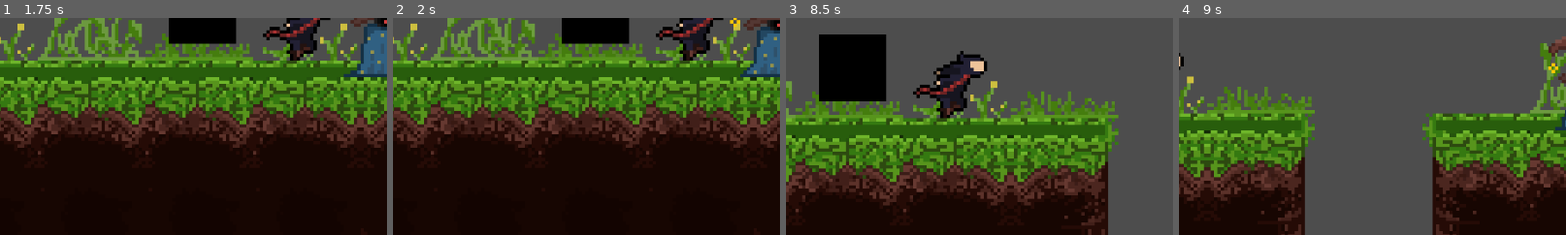
Above: before the commit, frames 1-4 (left to right).
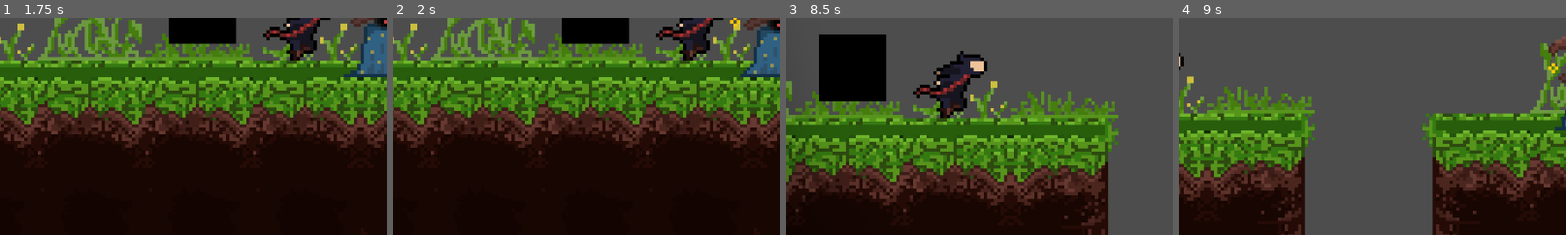
Above: after the commit, the same moments.

Repository: MRobinson12/BroyGames
Game: Godot game, scene res://Scenes/inventory_test_scene.tscn
Two runs of this game, one before a commit and one after it. Both use one fixed random seed, a clock stepped at 60 frames per second and the inputs below. This scene is started directly instead of the project's main scene.
Inputs (mouse positions are % of the whole screen's width and height, from its top left):
- Up to frame 1 (1.75 s): click "Inventory" at 0.5 s; click "Add Test Item" at 1.25 s
- Up to frame 2 (2 s): no input
- Up to frame 3 (8.5 s): tap Enter (ui_accept) at 2, 2.27, 5.27, 8.27 s; move the mouse to (45, 70) at 2.02 s; hold D (ui_right) 2.03-2.75 s; tap E (interact) every 1.5 s from 2.1 to 8.1 s; click (45, 70) at 2.17 s; drag from (80, 65) to (45, 70) at 2.77 s; move the mouse to (20, 35) at 3.52 s; hold A (ui_left) 3.53-4.25 s; drag from (55, 50) to (20, 35) at 4.27 s; move the mouse to (35, 25) at 5.02 s; hold A (ui_left) 5.03-5.75 s; drag from (72, 45) to (35, 25) at 5.77 s; move the mouse to (30, 55) at 6.52 s; hold D (ui_right) 6.53-7.25 s; click (30, 55) at 6.67 s; drag from (60, 28) to (63, 54) at 7.27 s; move the mouse to (45, 70) at 8.02 s; hold D (ui_right) from 8.03 s (still down)
- Up to frame 4 (9 s): release D (ui_right) at 8.75 s; drag from (80, 65) to (63, 55) at 8.77 s
The pictures show only the part of the screen within x 0-50%, y 50-100%; the shares and areas given below are measured in that part.

Frames 1-2 are identical in both runs. In frame 3, 0.1% of the frame differs, in the area x 0-3%, y 54-76%; in frame 4, nothing differs.

Commit message:
Added: Dynamic Shadow Mask

Diff:
--- a/Scenes/player.tscn
+++ b/Scenes/player.tscn
@@ -6,6 +6,7 @@
 [ext_resource type="Texture2D" uid="uid://dy1yhb73m5mc8" path="res://Assets/wizardrun.png" id="4_5s0fb"]
 [ext_resource type="AudioStream" uid="uid://c5bwope4aasx8" path="res://Audio/running.mp3" id="5_ykm0p"]
 [ext_resource type="AudioStream" uid="uid://tccf1c55tyt" path="res://Audio/whoosh.mp3" id="6_hlbgl"]
+[ext_resource type="Texture2D" uid="uid://dljcifuf2t07q" path="res://Assets/lightmask.png" id="7_sptec"]
 
 [sub_resource type="AtlasTexture" id="AtlasTexture_u0n4l"]
 atlas = ExtResource("2_8ywdc")
@@ -109,6 +110,8 @@
 [sub_resource type="RectangleShape2D" id="RectangleShape2D_vmhqj"]
 size = Vector2(36, 30)
 
+[sub_resource type="CanvasItemMaterial" id="CanvasItemMaterial_7f7k8"]
+
 [node name="Player" type="CharacterBody2D"]
 position = Vector2(0, -4)
 script = ExtResource("1_fngfp")
@@ -141,3 +144,9 @@
 [node name="CollisionShape2D" type="CollisionShape2D" parent="PickupArea"]
 position = Vector2(0, 3)
 shape = SubResource("RectangleShape2D_vmhqj")
+
+[node name="Light" type="Sprite2D" parent="."]
+visibility_layer = 524288
+z_index = 10
+material = SubResource("CanvasItemMaterial_7f7k8")
+texture = ExtResource("7_sptec")
--- a/Scenes/test_scene.tscn
+++ b/Scenes/test_scene.tscn
@@ -7,6 +7,7 @@
 [ext_resource type="AudioStream" uid="uid://c5bwope4aasx8" path="res://Audio/running.mp3" id="5_pg3kl"]
 [ext_resource type="Texture2D" uid="uid://c5jwpwlkhstmg" path="res://Assets/TestMap.png" id="5_renpk"]
 [ext_resource type="AudioStream" uid="uid://tccf1c55tyt" path="res://Audio/whoosh.mp3" id="6_583rk"]
+[ext_resource type="Texture2D" uid="uid://dljcifuf2t07q" path="res://Assets/lightmask.png" id="7_vcpu3"]
 [ext_resource type="PackedScene" uid="uid://d0pti8btoojyf" path="res://Scenes/wooden_crate.tscn" id="8_81d5o"]
 
 [sub_resource type="AtlasTexture" id="AtlasTexture_u0n4l"]
@@ -107,6 +108,8 @@
 
 [sub_resource type="RectangleShape2D" id="RectangleShape2D_uir67"]
 size = Vector2(15, 26)
+
+[sub_resource type="CanvasItemMaterial" id="CanvasItemMaterial_awqxp"]
 
 [sub_resource type="RectangleShape2D" id="RectangleShape2D_fq70s"]
 size = Vector2(28.5, 508.125)
@@ -165,6 +168,12 @@
 [node name="Marker2D" type="Marker2D" parent="Player"]
 position = Vector2(3, 5)
 
+[node name="Light" type="Sprite2D" parent="Player"]
+visibility_layer = 524288
+z_index = 10
+material = SubResource("CanvasItemMaterial_awqxp")
+texture = ExtResource("7_vcpu3")
+
 [node name="Temporary Ground" type="Sprite2D" parent="."]
 z_index = -2
 texture_filter = 1
--- a/Scripts/player.gd
+++ b/Scripts/player.gd
@@ -4,10 +4,12 @@
 const JUMP_VELOCITY = -300.0
 const RUN_ROTATION = 0.00
 const ROTATION_SPEED = 10.0
+const LIGHT_MASK_MULTIPLIER = 0.9999
 
 # Get the gravity from the project settings to be synced with RigidBody nodes.
 var gravity = ProjectSettings.get_setting("physics/2d/default_gravity")
 var selected_object: RigidBody2D = null
+var light_mask_current = 1
 
 enum State {
 	IDLE,
@@ -29,6 +31,7 @@
 
 func _physics_process(delta):
 	var mouse_position = get_global_mouse_position()
+	_light_mask()
 	if Input.is_action_pressed("ui_leftclick"):
 		_lift_object(mouse_position)
 	if current_state != State.JUMP:
@@ -164,6 +167,12 @@
 	selected_object.set_linear_damp(linear_damping_level)
 	selected_object.apply_force(direction * force_magnitude)
 
+func _light_mask():
+	if light_mask_current > 0.30:
+		$Light.scale.x = light_mask_current
+		$Light.scale.y = light_mask_current
+		light_mask_current = light_mask_current * LIGHT_MASK_MULTIPLIER
+
 func _unhandled_input(event):
 	if event is InputEventMouseButton and event.button_index == MOUSE_BUTTON_LEFT and not event.pressed:
 		if selected_object:
Binary file added: Assets/lightmask.png
Not shown, added: Assets/lightmask.png.import
Not shown: 1 places in Scenes/player.tscn that only renumber resources
Not shown: 1 places in Scenes/test_scene.tscn that only renumber resources
